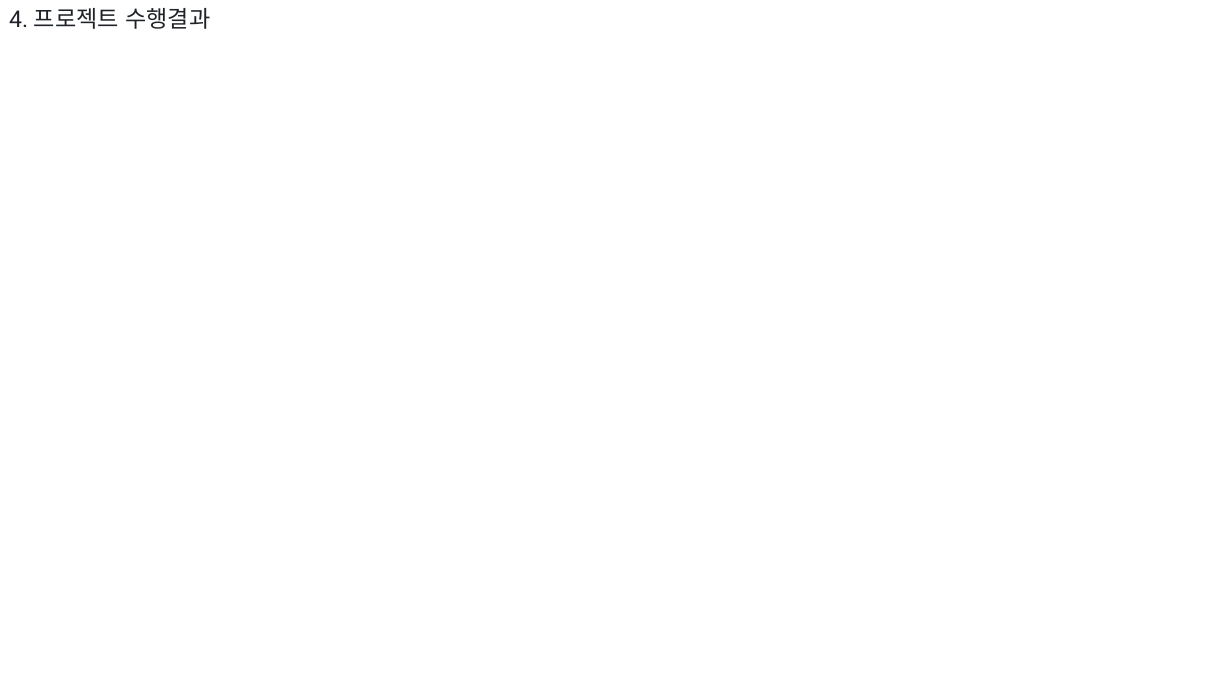
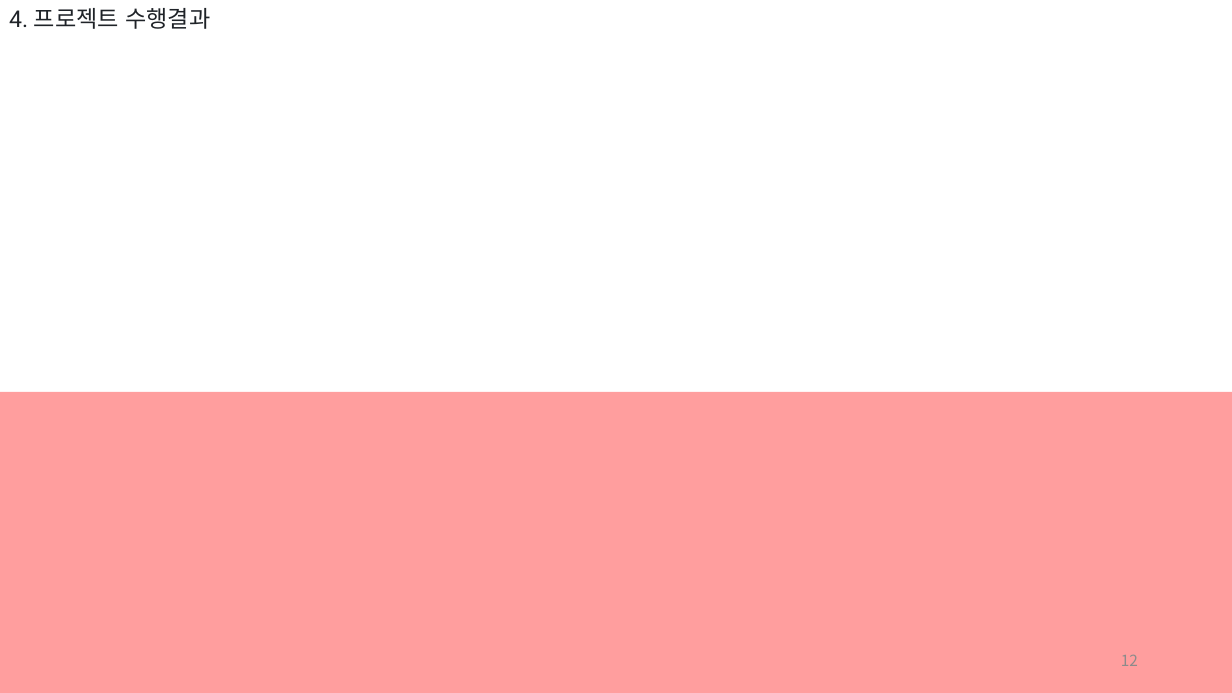
Before and after one commit to 909ma/VIE-Oh-What-is-The-Film-Today, a slide deck: slide 12 of 기타/발표 자료/초본.pptx (slide 10 before the commit). Drawn at 1232x693 pixels with LibreOffice and Linux fonts; fonts in the diff are those of the drawing. Boxes give left, top, right and bottom in pixels: in the first picture for what was removed or moved away, otherwise in the second. Text is boxed around its words. In the diff, an @@ line names an element or a change of style, - is before the commit and + after.

```diff
--- a/기타/발표 자료/초본.pptx
+++ b/기타/발표 자료/초본.pptx
@@ rectangle added at box(0, 392, 1232, 693), fill #FF0000 at 38% opacity @@
@@ page number added at box(1121, 654, 1138, 666), 12 pt, text #8C8C8C @@
+12
```
Also in this commit, not shown: 9 other slides changed, 4 slides added, 1 slide removed.
